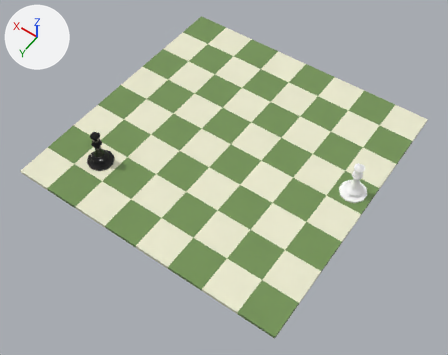
The FBX model Assets/Scenes/BoardGames/Chess/Movements/animations/queen.fbx: old version first, new version second.
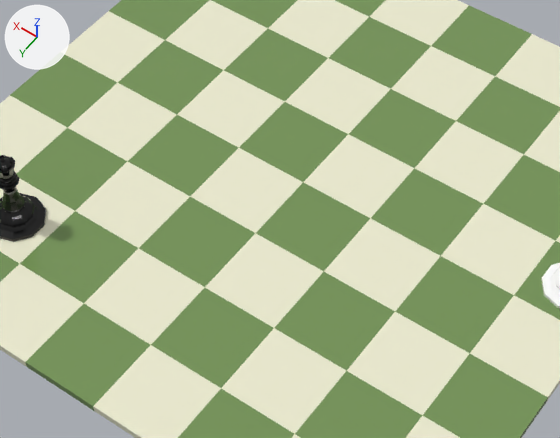
Old and new are each drawn whole from a 50 mm lens placed at (-12.73, 18.47, 25.93), pointed at (-0.55, 1.41, -0.88) and again close up on the part from 21% to 78% of the width and 17% to 73% of the height. The lights are fixed; the arrows at upper left show +X, +Y and +Z. Where no turn or scale is listed for an object, it has been applied to the vertices.

The first close-up shows 'Plane', 'quenn', 'quenn.001'.
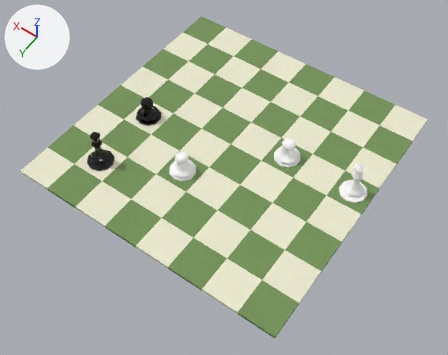
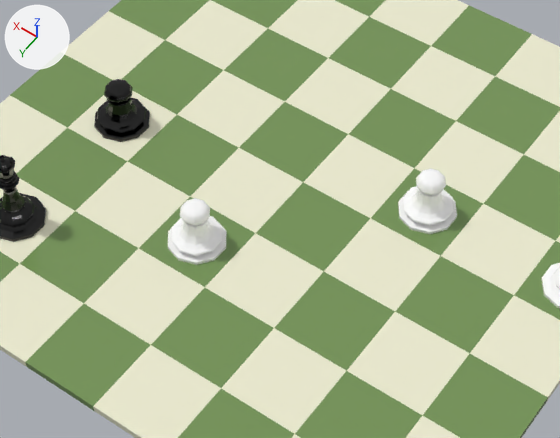
Edits to the bpy script that builds the scene:
```text
Change ob_pawn_002:
    ob_pawn_002.location: (1.0, 3.0, -1.84) -> (1.0, 3.0, 0.16)
Change ob_pawn_011:
    ob_pawn_011.location: (5.0, 1.0, -1.84) -> (5.0, 1.0, 0.16)
Change ob_pawn_004:
    ob_pawn_004.location: (-3.0, -1.0, -1.84) -> (-3.0, -1.0, 0.16)
```

Location of each change, [x1, y1, x2, y2] in pixels of the close-ups (560 x 438 px):
'pawn.002', moved (not visible before)
    after: [168, 198, 227, 265]
'pawn.004', moved (not visible before)
    after: [398, 168, 457, 234]
'pawn.011', moved (not visible before)
    after: [94, 79, 150, 142]
